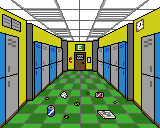
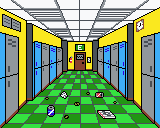
Layers edited between the first and the second 160 x 128 image:
painted on "Props" over [46, 19, 144, 118]
painted on "Fg" over [0, 8, 160, 128]
painted on "Bg" over [0, 0, 160, 128]
